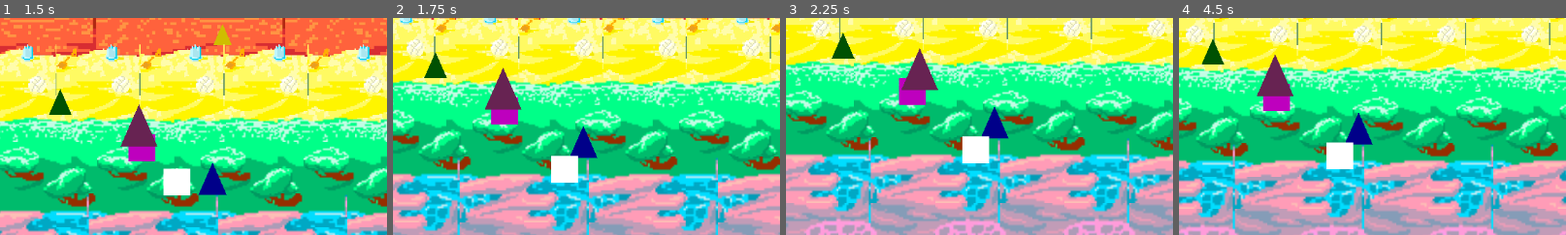
Above: before the commit, frames 1-4 (left to right).
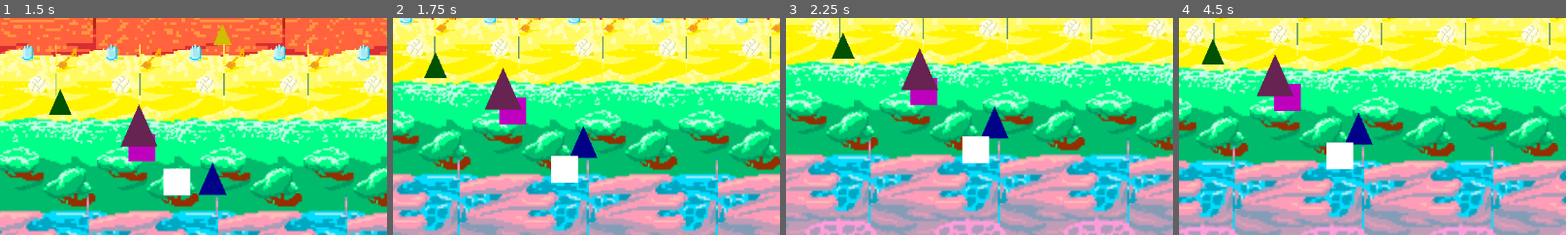
Above: after the commit, the same moments.

Repository: thomasWkr/pogoland
Game: Godot game, scene res://Main.tscn
The game is run twice, just before and just after one commit, with the same random seed, the same clock (stepped at 60 frames per second) and the same inputs. Sound files missing from this copy of the repository are replaced by a short silence.
Inputs:
- Up to frame 1 (1.5 s): tap Right (Drop Player) at 0.6 s; tap Up (jump) at 0.77 s; tap Left (Lift Player) at 1.35 s
- Up to frame 2 (1.75 s): tap Up (jump) at 1.52 s
- Up to frame 3 (2.25 s): tap Right (Drop Player) at 2.1 s
- Up to frame 4 (4.5 s): tap Left (Lift Player) at 2.85, 4.35 s; tap Up (jump) at 3.02, 3.77 s; tap Right (Drop Player) at 3.6 s
The pictures show only the part of the screen within x 0-50%, y 23-73%; the shares and areas given below are measured in that part.

Frame 1 is identical in both runs. In frame 2, 0.4% of the frame differs, in the area x 25-35%, y 36-50%; in frame 3, 0.6%; in frame 4, 0.6%, in the area x 21-32%, y 30-43%.

Commit message:
additions

Diff:
--- a/Scenes/Characters/Bird.tscn
+++ b/Scenes/Characters/Bird.tscn
@@ -27,7 +27,7 @@
 
 [node name="DetectionRange" type="CollisionShape2D" parent="DetectionaArea"]
 position = Vector2(20, 20)
-scale = Vector2(10, 10)
+scale = Vector2(3, 3)
 shape = SubResource("CircleShape2D_qbd8u")
 
 [connection signal="body_entered" from="PogoDetectionArea" to="." method="_on_pogo_detection_area_body_entered"]
--- a/Scenes/Characters/pc.gd
+++ b/Scenes/Characters/pc.gd
@@ -63,7 +63,7 @@
 	if(alive):
 		if(got_hit or global_position.y >= 500):
 			alive = false
-			start_screenshake(50, 2)
+			start_screenshake(50, 1.2)
 			death_player.play()
 
 		if not is_on_floor():
--- a/Scenes/Objects/Layer2.tscn
+++ b/Scenes/Objects/Layer2.tscn
@@ -65,7 +65,51 @@
 tile_set = SubResource("TileSet_0ncai")
 
 [node name="Dragonfly" parent="." instance=ExtResource("3_hqttb")]
-position = Vector2(2109, -96)
+position = Vector2(2093, -99)
 
 [node name="Dragonfly2" parent="." instance=ExtResource("3_hqttb")]
 position = Vector2(1110, -85)
+
+[node name="Dragonfly3" parent="." instance=ExtResource("3_hqttb")]
+position = Vector2(2306, -95)
+
+[node name="Dragonfly4" parent="." instance=ExtResource("3_hqttb")]
+position = Vector2(2527, -99)
+
+[node name="Dragonfly5" parent="." instance=ExtResource("3_hqttb")]
+position = Vector2(2731, -104)
+
+[node name="Dragonfly6" parent="." instance=ExtResource("3_hqttb")]
+position = Vector2(2935, -96)
+
+[node name="Spike2" parent="." instance=ExtResource("2_soq7l")]
+position = Vector2(2215, -13)
+color = "005102"
+
+[node name="Spike3" parent="." instance=ExtResource("2_soq7l")]
+position = Vector2(2441, -16)
+color = "005102"
+
+[node name="Spike4" parent="." instance=ExtResource("2_soq7l")]
+position = Vector2(2643, -16)
+color = "005102"
+
+[node name="Spike5" parent="." instance=ExtResource("2_soq7l")]
+position = Vector2(2847, -16)
+color = "005102"
+
+[node name="Spike6" parent="." instance=ExtResource("2_soq7l")]
+position = Vector2(3084, -16)
+color = "005102"
+
+[node name="Spike7" parent="." instance=ExtResource("2_soq7l")]
+position = Vector2(3137, -18)
+color = "005102"
+
+[node name="Spike8" parent="." instance=ExtResource("2_soq7l")]
+position = Vector2(3187, -21)
+color = "005102"
+
+[node name="Spike9" parent="." instance=ExtResource("2_soq7l")]
+position = Vector2(3237, -21)
+color = "005102"
--- a/Scenes/Objects/spike.gd
+++ b/Scenes/Objects/spike.gd
@@ -17,4 +17,3 @@
 func _on_body_entered(body: Node2D) -> void:
 	if(body.name == 'Pc'):
 		body.got_hit = true
-		print(polygon.color)
